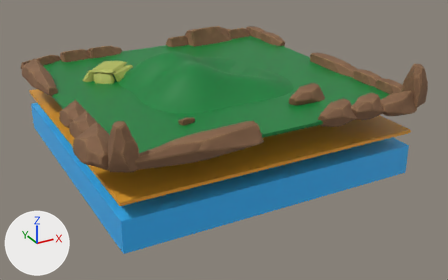
Two versions of the glTF model glbfs/farside.gltf, one commit apart.
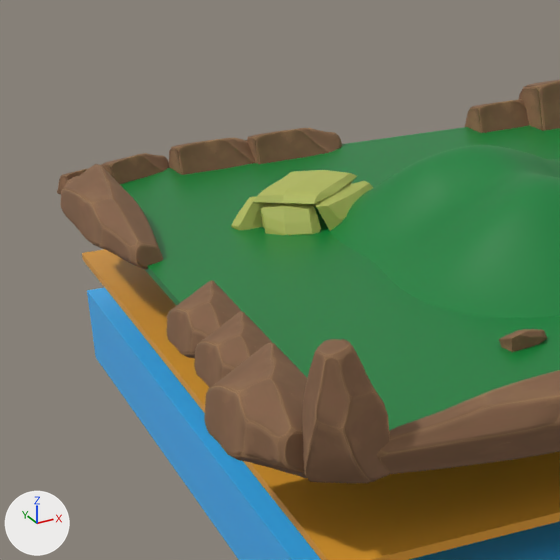
Each version appears first whole from a 50 mm camera at (-18.7, -36.9, 17.8) aimed at (0.7, -1.6, 0.1), and next in a close-up on the part from 0% to 45% of the width and 0% to 71% of the height. Every picture has the same lights, and +X, +Y and +Z are marked at lower left. Where no turn or scale is listed for an object, it has been applied to the vertices.

Before the edit, the objects in view are built like this:
```python
me_cave__0 = bpy.data.meshes.new('Cave__0')
me_cave__0.from_pydata(...)  # 204 vertices, 384 faces; spans x -1.94..2.07, y -2.64..0.23, z -0.04..1.15
me_cave__0.materials.append(mat_scene___root)  # yellow #b5bd5e
me_defaultmaterial_025 = bpy.data.meshes.new('defaultMaterial.025')
me_defaultmaterial_025.from_pydata(...)  # 749 vertices, 1494 faces; spans x -0.75..0.71, y -5.55..0.91, z -0.74..0.69
me_defaultmaterial_025.materials.append(mat_rock_lod0_025)
me_defaultmaterial_028 = bpy.data.meshes.new('defaultMaterial.028')
me_defaultmaterial_028.from_pydata(...)  # 749 vertices, 1494 faces; spans x -0.45..1.73, y -0.64..1.03, z -0.54..0.64
me_defaultmaterial_028.materials.append(mat_rock_lod0_028)
ob_cave__0 = bpy.data.objects.new('Cave__0', me_cave__0)
ob_cave__0.location = (-5.51, 5.19, 3.92)
ob_defaultmaterial_018 = bpy.data.objects.new('defaultMaterial.018', me_defaultmaterial_025)
ob_defaultmaterial_018.location = (-9.92, 7.76, 4.34)
ob_defaultmaterial_021 = bpy.data.objects.new('defaultMaterial.021', me_defaultmaterial_028)
ob_defaultmaterial_021.location = (-9.02, 9.62, 4.08)
# also in view: 'Cube.001' at (0.0, 0.0, 2.0); 'defaultMaterial.026' at (3.0, 9.8, 4.1); 'defaultMaterial.023' at (-3.8, 9.8, 4.1); 'defaultMaterial.017' at (-9.9, -5.1, 4.3); 'Landscape' at (0.0, 0.0, 5.0)
```
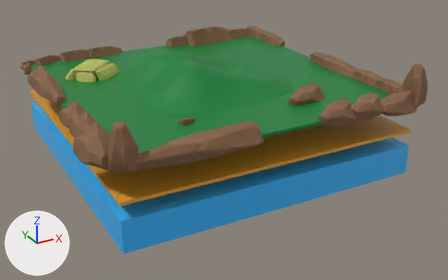
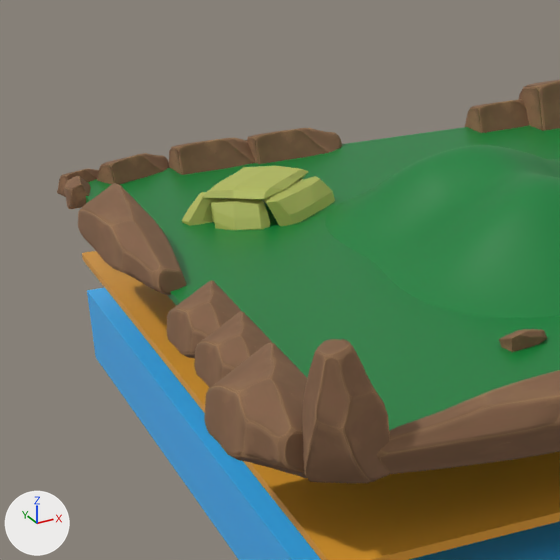
What changed in the scene script:
```text
Change ob_cave__0:
    ob_cave__0.location: (-5.51, 5.19, 3.92) -> (-6.47, 6.16, 3.92)
Change ob_defaultmaterial_018:
    ob_defaultmaterial_018.location: (-9.92, 7.76, 4.34) -> (-9.92, 5.78, 4.34)
```

Changed parts and their boxes (x1, y1, x2, y2) in the close-ups (560 x 560 px):
'Cave__0', moved: before (231, 170, 373, 235); after (182, 166, 335, 230)
'defaultMaterial.018', moved: before (60, 164, 163, 269); after (78, 183, 186, 295)
